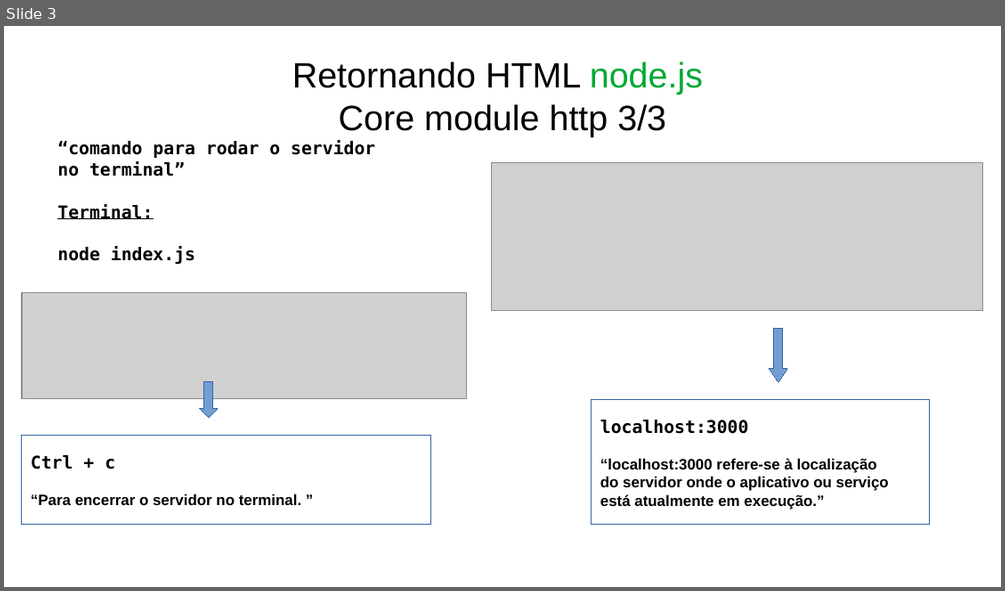
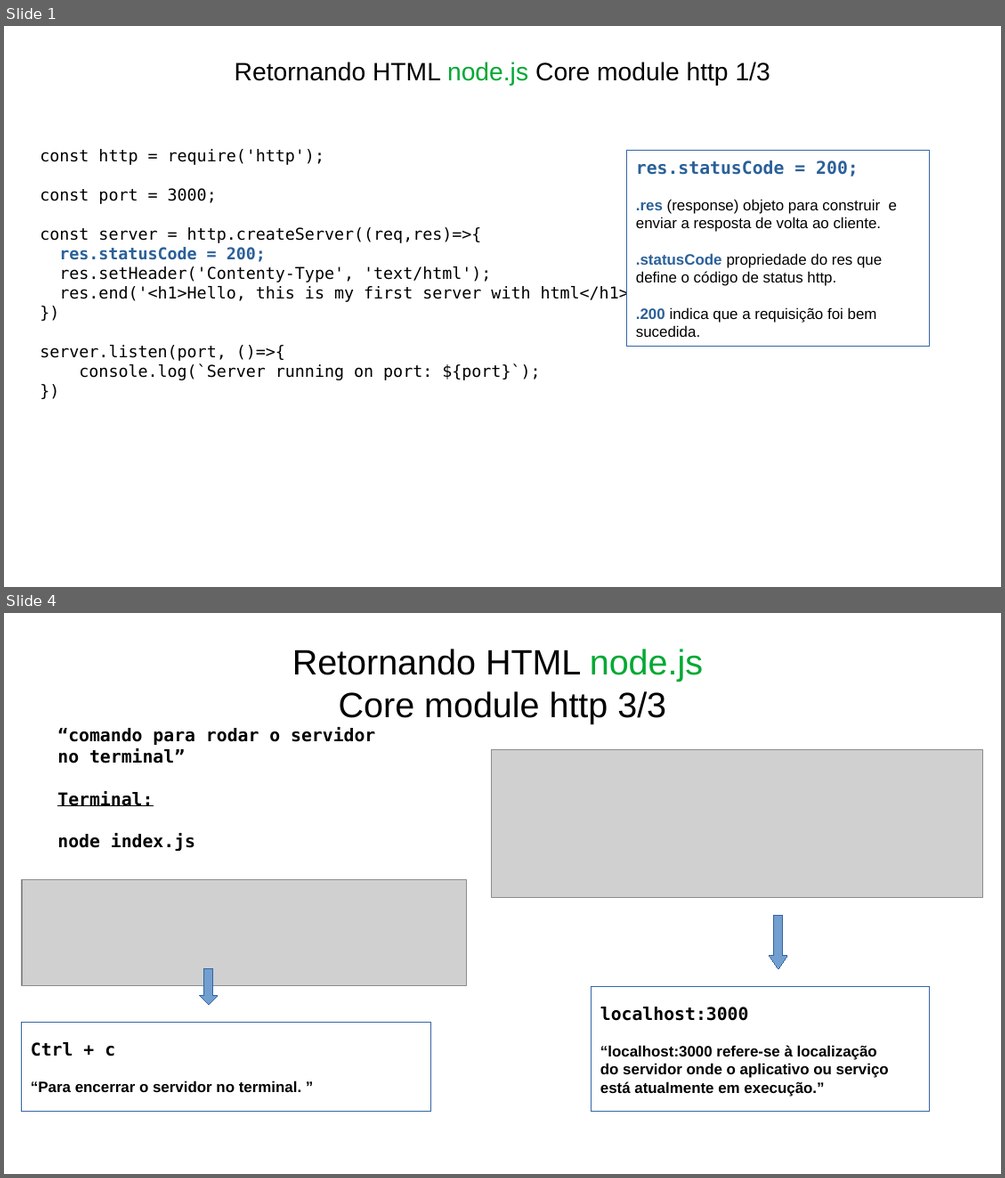
Before and after one commit to Tiagotgssantos/Curso-Node.js-do-zero-a-Maestria-com-diversos-Projetos, a slide deck: 00_doc_Node.js do zero a Maestria com diversos Projetos/Seção3_node_core_modules/Aula 041 e 042 - Retornando HTML.odp. Shown one above the other, each under a label of ours: slide 3 before the commit, slides 1 and 4 after it; the slides between them are not shown. The pictures are 1005x591 and 1005x1178 pixels, drawn with LibreOffice and Linux fonts; fonts in the diff are those of the drawing; grey boxes stand for pictures. Boxes give left, top, right and bottom in pixels: in the first picture for what was removed or moved away, otherwise in the second. Text is boxed around its words. In the diff, an @@ line names an element or a change of style, - is before the commit and + after.

```diff
--- a/00_doc_Node.js do zero a Maestria com diversos Projetos/Seção3_node_core_modules/Aula 041 e 042 - Retornando HTML.odp
+++ b/00_doc_Node.js do zero a Maestria com diversos Projetos/Seção3_node_core_modules/Aula 041 e 042 - Retornando HTML.odp
@@ slide 1 added at (4,26,1001,587), background #FFFFFF @@
@@ title added at (235,62,770,86), 20 pt, text #000000 @@
+Retornando HTML node.js Core module http 1/3
@@ subtitle added at (40,149,658,380), 13 pt, text #000000 @@
+const http = require('http');
+const port = 3000;
+const server = http.createServer((req,res)=>{
+res.statusCode = 200;
+res.setHeader('Contenty-Type', 'text/html');
+res.end('<h1>Hello, this is my first server with html</h1>');
+})
+server.listen(port, ()=>{
+console.log(`Server running on port: ${port}`);
+})
@@ rectangle added at (627,151,930,347), fill #FFFFFF, outline #3465A4 0 pt, 12 pt, text #000000 @@
+res.statusCode = 200;
+.res (response) objeto para construir e
+enviar a resposta de volta ao cliente.
+.statusCode propriedade do res que
+define o código de status http.
+.200 indica que a requisição foi bem
+sucedida.
@@ what was slide 3 is now slide 4 @@
```
Also in this commit, not shown: 2 slides changed, 11 other files.
